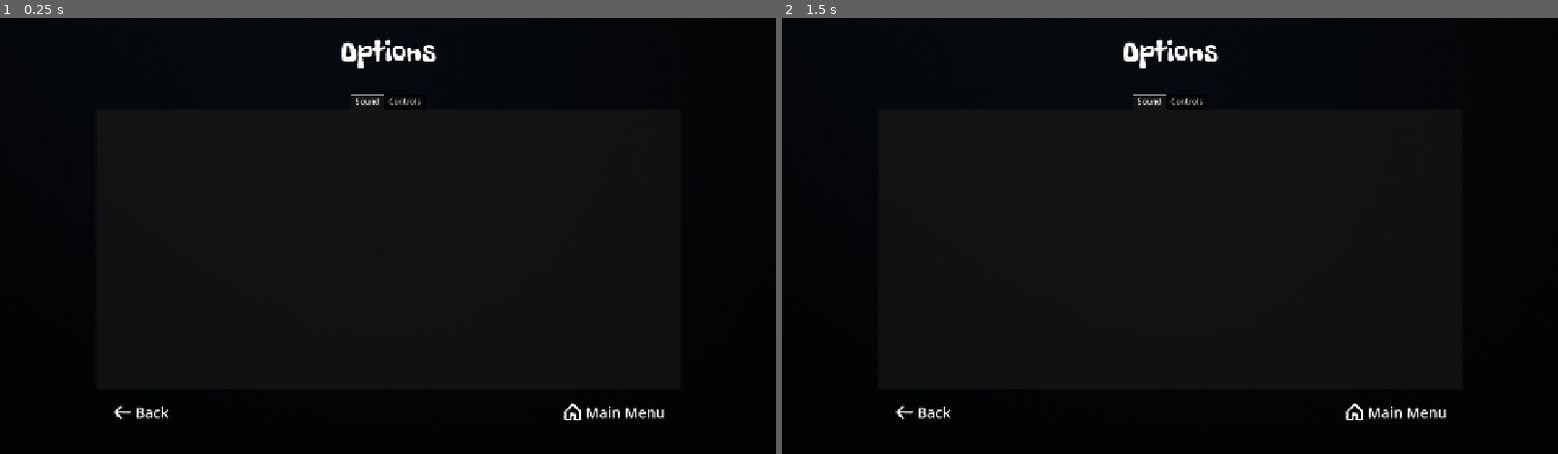
Above: before the commit, frames 1-2 (left to right).
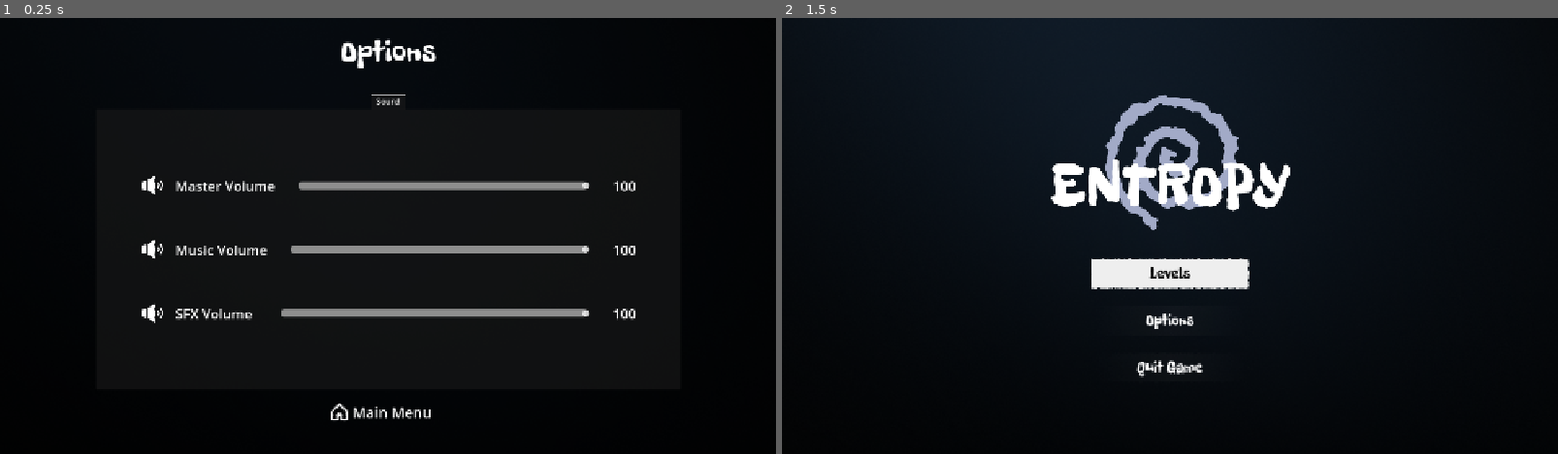
Above: after the commit, the same moments.

Repository: Torchicxdd/TheFrogLord
Game: Godot game, scene res://Menus/Options/Options.tscn
The game is run twice, just before and just after one commit, with the same random seed, the same clock (stepped at 60 frames per second) and the same inputs. The project has no main scene, so this scene is started directly.
Inputs (mouse positions are in pixels of both pictures, inside the frame that each line leads up to):
- Up to frame 1 (0.25 s): no input
- Up to frame 2 (1.5 s): click "Back" (after the commit: "Main Menu") at 0.5 s; click (1170, 275) at 1.25 s, where only the run after the commit has a clickable "Levels"

The runs differ from the first frame. In frame 1, 3.5% of the frame differs, in the area x 14-86%, y 17-93%; in frame 2, 5.7%, in the area x 14-86%, y 4-93%.

Commit message:
Create menus

Diff:
--- /dev/null
+++ b/Menus/MainMenu/Home.gd
@@ -0,0 +1,13 @@
+extends Control
+
+func _process(delta):
+	pass
+
+func _on_new_game_pressed():
+	get_tree().change_scene_to_file("res://")
+
+func _on_options_pressed():
+	get_tree().change_scene_to_file("res://Menus/Options/Options.tscn")
+
+func _on_quit_game_pressed():
+	get_tree().quit()
--- /dev/null
+++ b/Menus/MainMenu/Home.tscn
@@ -0,0 +1,85 @@
+[gd_scene load_steps=7 format=3 uid="uid://d3slqrbahlp33"]
+
+[ext_resource type="Script" uid="uid://b4xsdf0x3sfxl" path="res://Menus/MainMenu/Home.gd" id="1_xp6ku"]
+[ext_resource type="Texture2D" uid="uid://w1bad8hifykw" path="res://Menus/MainMenu/homebg.png" id="2_afvt6"]
+[ext_resource type="Texture2D" uid="uid://cd5n2ptc30m3e" path="res://Menus/MainMenu/logo.png" id="3_afvt6"]
+[ext_resource type="Theme" uid="uid://cgfis7lbud4h2" path="res://themes/base_theme.tres" id="4_yvsri"]
+[ext_resource type="Texture2D" uid="uid://bb2ag0aepbwfw" path="res://Themes/BtnActivebg.png" id="5_0757m"]
+
+[sub_resource type="StyleBoxTexture" id="StyleBoxTexture_tcnsl"]
+texture = ExtResource("5_0757m")
+axis_stretch_horizontal = 2
+axis_stretch_vertical = 2
+
+[node name="Home" type="Control"]
+process_mode = 3
+layout_mode = 3
+anchors_preset = 15
+anchor_right = 1.0
+anchor_bottom = 1.0
+grow_horizontal = 2
+grow_vertical = 2
+size_flags_horizontal = 4
+size_flags_vertical = 4
+script = ExtResource("1_xp6ku")
+
+[node name="background" type="TextureRect" parent="."]
+layout_mode = 1
+anchors_preset = 15
+anchor_right = 1.0
+anchor_bottom = 1.0
+grow_horizontal = 2
+grow_vertical = 2
+texture = ExtResource("2_afvt6")
+
+[node name="VBoxContainer" type="VBoxContainer" parent="."]
+layout_mode = 1
+anchors_preset = -1
+anchor_right = 1.25
+anchor_bottom = 1.25
+grow_horizontal = 2
+grow_vertical = 2
+scale = Vector2(0.8, 0.8)
+theme_override_constants/separation = 48
+alignment = 1
+metadata/_edit_use_anchors_ = true
+
+[node name="TextureRect" type="TextureRect" parent="VBoxContainer"]
+layout_mode = 2
+size_flags_horizontal = 4
+size_flags_vertical = 4
+texture = ExtResource("3_afvt6")
+stretch_mode = 2
+
+[node name="VBoxContainer2" type="VBoxContainer" parent="VBoxContainer"]
+layout_mode = 2
+size_flags_horizontal = 4
+size_flags_vertical = 4
+theme_override_constants/separation = 32
+
+[node name="New Game" type="Button" parent="VBoxContainer/VBoxContainer2"]
+custom_minimum_size = Vector2(329, 65)
+layout_mode = 2
+focus_mode = 0
+theme = ExtResource("4_yvsri")
+theme_override_colors/font_color = Color(0.054902, 0.054902, 0.054902, 1)
+theme_override_styles/normal = SubResource("StyleBoxTexture_tcnsl")
+text = "Levels"
+
+[node name="Options" type="Button" parent="VBoxContainer/VBoxContainer2"]
+custom_minimum_size = Vector2(329, 65)
+layout_mode = 2
+focus_mode = 0
+theme = ExtResource("4_yvsri")
+text = "Options"
+
+[node name="Quit Game" type="Button" parent="VBoxContainer/VBoxContainer2"]
+custom_minimum_size = Vector2(329, 65)
+layout_mode = 2
+focus_mode = 0
+theme = ExtResource("4_yvsri")
+text = "Quit Game"
+
+[connection signal="pressed" from="VBoxContainer/VBoxContainer2/New Game" to="." method="_on_new_game_pressed"]
+[connection signal="pressed" from="VBoxContainer/VBoxContainer2/Options" to="." method="_on_options_pressed"]
+[connection signal="pressed" from="VBoxContainer/VBoxContainer2/Quit Game" to="." method="_on_quit_game_pressed"]
--- a/Menus/Options/Options.tscn
+++ b/Menus/Options/Options.tscn
@@ -1,10 +1,9 @@
-[gd_scene load_steps=11 format=3 uid="uid://cqo0flkmxxm7a"]
+[gd_scene load_steps=10 format=3 uid="uid://cqo0flkmxxm7a"]
 
 [ext_resource type="Script" uid="uid://2pu5b1nyedw5" path="res://Menus/Options/options.gd" id="1_0glsu"]
 [ext_resource type="FontFile" uid="uid://b26i5rrvivsrq" path="res://Assets/Options/FreckleFace-Regular.ttf" id="2_0glsu"]
 [ext_resource type="Texture2D" uid="uid://dhngwlmfitfc6" path="res://Menus/Options/optionsbg.png" id="2_bybm2"]
 [ext_resource type="PackedScene" uid="uid://q66wg7fda3c8" path="res://Menus/Options/Settings_Tab.tscn" id="2_lv7g6"]
-[ext_resource type="Texture2D" uid="uid://co7nijk4b8wvy" path="res://Themes/backIcon.png" id="5_owvdv"]
 [ext_resource type="Texture2D" uid="uid://8i507yhunpxn" path="res://Themes/home icon.png" id="6_ogila"]
 
 [sub_resource type="StyleBoxEmpty" id="StyleBoxEmpty_owvdv"]
@@ -74,28 +73,12 @@
 
 [node name="HBoxContainer" type="HBoxContainer" parent="center container/VBoxContainer/VBoxContainer"]
 layout_mode = 2
-
-[node name="MarginContainer" type="MarginContainer" parent="center container/VBoxContainer/VBoxContainer/HBoxContainer"]
-layout_mode = 2
-theme_override_constants/margin_left = 32
-
-[node name="back btn" type="Button" parent="center container/VBoxContainer/VBoxContainer/HBoxContainer/MarginContainer"]
-layout_mode = 2
-theme_override_colors/font_color = Color(1, 1, 1, 1)
-theme_override_font_sizes/font_size = 30
-theme_override_styles/focus = SubResource("StyleBoxEmpty_owvdv")
-theme_override_styles/hover = SubResource("StyleBoxEmpty_bybm2")
-theme_override_styles/pressed = SubResource("StyleBoxEmpty_ogila")
-theme_override_styles/normal = SubResource("StyleBoxFlat_bybm2")
-text = "Back"
-icon = ExtResource("5_owvdv")
-
-[node name="Control" type="Control" parent="center container/VBoxContainer/VBoxContainer/HBoxContainer"]
-layout_mode = 2
-size_flags_horizontal = 3
+size_flags_horizontal = 4
 
 [node name="MarginContainer2" type="MarginContainer" parent="center container/VBoxContainer/VBoxContainer/HBoxContainer"]
 layout_mode = 2
+size_flags_horizontal = 4
+size_flags_vertical = 0
 theme_override_constants/margin_right = 32
 
 [node name="menu btn" type="Button" parent="center container/VBoxContainer/VBoxContainer/HBoxContainer/MarginContainer2"]
@@ -109,5 +92,4 @@
 text = "Main Menu"
 icon = ExtResource("6_ogila")
 
-[connection signal="pressed" from="center container/VBoxContainer/VBoxContainer/HBoxContainer/MarginContainer/back btn" to="." method="_on_button_pressed"]
 [connection signal="pressed" from="center container/VBoxContainer/VBoxContainer/HBoxContainer/MarginContainer2/menu btn" to="." method="_on_button_pressed"]
--- a/Menus/Options/Settings_Tab.tscn
+++ b/Menus/Options/Settings_Tab.tscn
@@ -1,4 +1,6 @@
-[gd_scene format=3 uid="uid://q66wg7fda3c8"]
+[gd_scene load_steps=2 format=3 uid="uid://q66wg7fda3c8"]
+
+[ext_resource type="PackedScene" uid="uid://de1ra2jyy3d14" path="res://Menus/Options/Audio_Slider.tscn" id="1_irxjl"]
 
 [node name="SettingsTab" type="Control"]
 layout_mode = 3
@@ -43,140 +45,14 @@
 theme_override_constants/separation = 32
 alignment = 1
 
-[node name="AudioSlider" parent="TabContainer/Sound/MarginContainer/VBoxContainer"]
-_import_path = NodePath("")
-unique_name_in_owner = false
-process_mode = 0
-process_priority = 0
-process_physics_priority = 0
-process_thread_group = 0
-physics_interpolation_mode = 0
-auto_translate_mode = 0
-editor_description = ""
+[node name="AudioSlider" parent="TabContainer/Sound/MarginContainer/VBoxContainer" instance=ExtResource("1_irxjl")]
 layout_mode = 2
 bus_name = "Master"
-script = null
 
-[node name="AudioSlider2" parent="TabContainer/Sound/MarginContainer/VBoxContainer"]
-_import_path = NodePath("")
-unique_name_in_owner = false
-process_mode = 0
-process_priority = 0
-process_physics_priority = 0
-process_thread_group = 0
-physics_interpolation_mode = 0
-auto_translate_mode = 0
-editor_description = ""
+[node name="AudioSlider2" parent="TabContainer/Sound/MarginContainer/VBoxContainer" instance=ExtResource("1_irxjl")]
 layout_mode = 2
 bus_name = "Music"
-script = null
 
-[node name="AudioSlider3" parent="TabContainer/Sound/MarginContainer/VBoxContainer"]
-_import_path = NodePath("")
-unique_name_in_owner = false
-process_mode = 0
-process_priority = 0
-process_physics_priority = 0
-process_thread_group = 0
-physics_interpolation_mode = 0
-auto_translate_mode = 0
-editor_description = ""
+[node name="AudioSlider3" parent="TabContainer/Sound/MarginContainer/VBoxContainer" instance=ExtResource("1_irxjl")]
 layout_mode = 2
 bus_name = "SFX"
-script = null
-
-[node name="Controls" type="TabBar" parent="TabContainer"]
-visible = false
-layout_mode = 2
-metadata/_tab_index = 1
-
-[node name="MarginContainer" type="MarginContainer" parent="TabContainer/Controls"]
-visibility_layer = 513
-layout_mode = 1
-anchors_preset = 15
-anchor_right = 1.0
-anchor_bottom = 1.0
-grow_horizontal = 2
-grow_vertical = 2
-theme_override_constants/margin_left = 192
-theme_override_constants/margin_top = 0
-theme_override_constants/margin_right = 192
-
-[node name="VBoxContainer" type="VBoxContainer" parent="TabContainer/Controls/MarginContainer"]
-layout_mode = 2
-theme_override_constants/separation = 24
-alignment = 1
-
-[node name="HotkeyRebindButton" parent="TabContainer/Controls/MarginContainer/VBoxContainer"]
-_import_path = NodePath("")
-unique_name_in_owner = false
-process_mode = 0
-process_priority = 0
-process_physics_priority = 0
-process_thread_group = 0
-physics_interpolation_mode = 0
-auto_translate_mode = 0
-editor_description = ""
-custom_minimum_size = Vector2(0, 56)
-layout_mode = 2
-script = null
-
-[node name="HotkeyRebindButton2" parent="TabContainer/Controls/MarginContainer/VBoxContainer"]
-_import_path = NodePath("")
-unique_name_in_owner = false
-process_mode = 0
-process_priority = 0
-process_physics_priority = 0
-process_thread_group = 0
-physics_interpolation_mode = 0
-auto_translate_mode = 0
-editor_description = ""
-custom_minimum_size = Vector2(0, 56)
-layout_mode = 2
-action_name = "move_left"
-script = null
-
-[node name="HotkeyRebindButton4" parent="TabContainer/Controls/MarginContainer/VBoxContainer"]
-_import_path = NodePath("")
-unique_name_in_owner = false
-process_mode = 0
-process_priority = 0
-process_physics_priority = 0
-process_thread_group = 0
-physics_interpolation_mode = 0
-auto_translate_mode = 0
-editor_description = ""
-custom_minimum_size = Vector2(0, 56)
-layout_mode = 2
-action_name = "move_down"
-script = null
-
-[node name="HotkeyRebindButton3" parent="TabContainer/Controls/MarginContainer/VBoxContainer"]
-_import_path = NodePath("")
-unique_name_in_owner = false
-process_mode = 0
-process_priority = 0
-process_physics_priority = 0
-process_thread_group = 0
-physics_interpolation_mode = 0
-auto_translate_mode = 0
-editor_description = ""
-custom_minimum_size = Vector2(0, 56)
-layout_mode = 2
-action_name = "jump"
-script = null
-
-[node name="HotkeyRebindButton6" parent="TabContainer/Controls/MarginContainer/VBoxContainer"]
-_import_path = NodePath("")
-unique_name_in_owner = false
-process_mode = 0
-process_priority = 0
-process_physics_priority = 0
-process_thread_group = 0
-physics_interpolation_mode = 0
-auto_translate_mode = 0
-editor_description = ""
-custom_minimum_size = Vector2(0, 56)
-layout_mode = 2
-action_name = "charge"
-script = null
--- a/Menus/Options/options.gd
+++ b/Menus/Options/options.gd
@@ -1,4 +1,4 @@
 extends Control
 
 func _on_button_pressed() -> void:
-	get_tree().change_scene_to_file("res://Stages/Home/Home.tscn")
+	get_tree().change_scene_to_file("res://Menus/MainMenu/Home.tscn")
--- a/Themes/base_theme.tres
+++ b/Themes/base_theme.tres
@@ -1,11 +1,11 @@
-[gd_resource type="Theme" load_steps=15 format=3 uid="uid://c5hfooh7gfuyy"]
+[gd_resource type="Theme" load_steps=15 format=3 uid="uid://cgfis7lbud4h2"]
 
-[ext_resource type="FontFile" uid="uid://b26i5rrvivsrq" path="res://Assets/FreckleFace-Regular.ttf" id="1_p0ucp"]
-[ext_resource type="Texture2D" uid="uid://dl2ehp5slxbm1" path="res://themes/BtnNormalbg.png" id="2_balt5"]
-[ext_resource type="Texture2D" uid="uid://cn4lguttlxwqu" path="res://themes/BtnHoverbg.png" id="2_f7v51"]
-[ext_resource type="Texture2D" uid="uid://bsllx6r6qpti4" path="res://themes/BtnPressedbg.png" id="4_p0ucp"]
-[ext_resource type="Texture2D" uid="uid://dx1m6nv7d6srt" path="res://themes/tabsbg.png" id="5_ikh11"]
-[ext_resource type="Texture2D" uid="uid://bb2ag0aepbwfw" path="res://themes/BtnActivebg.png" id="6_k15vc"]
+[ext_resource type="FontFile" uid="uid://b26i5rrvivsrq" path="res://Assets/Options/FreckleFace-Regular.ttf" id="1_p0ucp"]
+[ext_resource type="Texture2D" uid="uid://dl2ehp5slxbm1" path="res://Themes/BtnNormalbg.png" id="2_balt5"]
+[ext_resource type="Texture2D" uid="uid://cn4lguttlxwqu" path="res://Themes/BtnHoverbg.png" id="2_f7v51"]
+[ext_resource type="Texture2D" uid="uid://bsllx6r6qpti4" path="res://Themes/BtnPressedbg.png" id="4_p0ucp"]
+[ext_resource type="Texture2D" uid="uid://dx1m6nv7d6srt" path="res://Themes/tabsbg.png" id="5_ikh11"]
+[ext_resource type="Texture2D" uid="uid://bb2ag0aepbwfw" path="res://Themes/BtnActivebg.png" id="6_k15vc"]
 
 [sub_resource type="StyleBoxTexture" id="StyleBoxTexture_p0ucp"]
 texture = ExtResource("2_f7v51")
Not shown, added: Menus/MainMenu/Home.gd.uid
Binary file added: Menus/MainMenu/homebg.png
Not shown, added: Menus/MainMenu/homebg.png.import
Binary file added: Menus/MainMenu/logo.png
Not shown, added: Menus/MainMenu/logo.png.import
